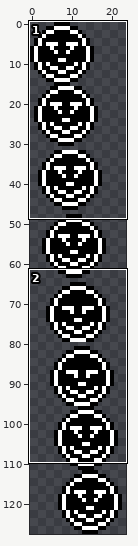
Two states of a sprite sheet, sprites/test.png. Above, an overview of the earlier version with the close-up marked.
Close-up. Earlier state:
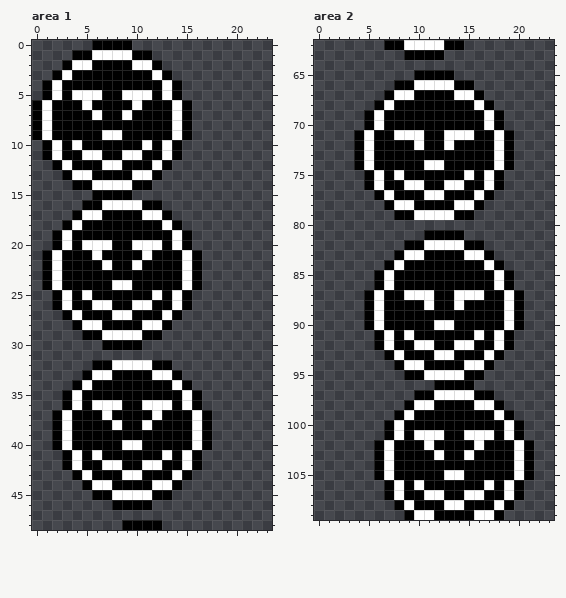
The file is 24x128 pixels. Shown: area 1: x 0..23, y 0..48; area 2: x 0..23, y 62..109.
After:
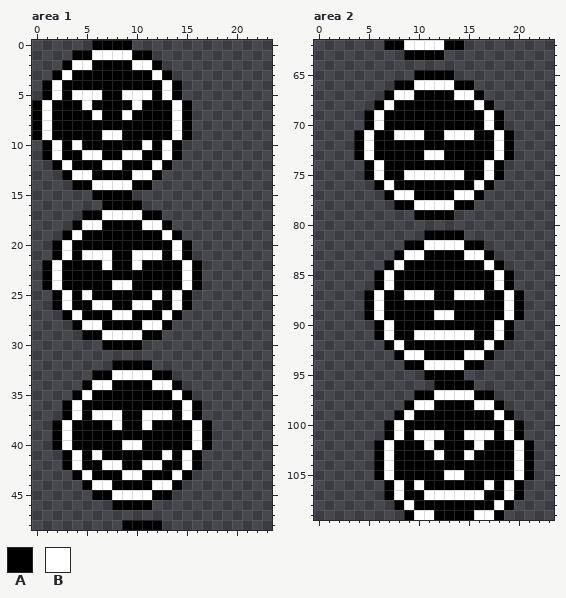
Palette (. is transparent): A #000000  B #ffffff
The edit:
Changed rows in their new state; - is an unchanged pixel.
Area 1:
first column x 1:
16 ----..AAAA..----
17 ---.AABBBBAA.---
18 --.ABB----BBA.--
19 -.AB--------BA.-
20 ----AAA--AAA----
21 .AB-B-B--B-B-BA.
first column x 2:
32 ----..AAAA..----
33 ---.AABBBBAA.---
34 --.ABB----BBA.--
35 -.AB--------BA.-
36 ----AAA--AAA----
37 .AB-B-B--B-B-BA.
Area 2:
first column x 4:
 72 ------A--A------
 73 -------BB-------
 74 .AB----AA----BA.
 75 ----ABBBBBBA----
 76 -.AB-AA--AA-BA.-
 77 --.ABB-AA-BBA.--
 78 ---.AABBBBAA.---
 79 ----..AAAA..----
first column x 5:
 88 ------A--A------
 89 -------BB-------
 90 .AB----AA----BA.
 91 ----ABBBBBBA----
 92 -.AB-AA--AA-BA.-
 93 --.ABB-AA-BBA.--
 94 ---.AABBBBAA.---
 95 ----..AAAA..----
first column x 13:
107 BB
108 AA
Pixel boxes of the changes (left, top, right, bottom) in both close-ups:
changed: (42, 200, 202, 260)
changed: (52, 360, 212, 420)
changed: (354, 140, 514, 220)
changed: (364, 300, 524, 380)
changed: (444, 490, 464, 510)
